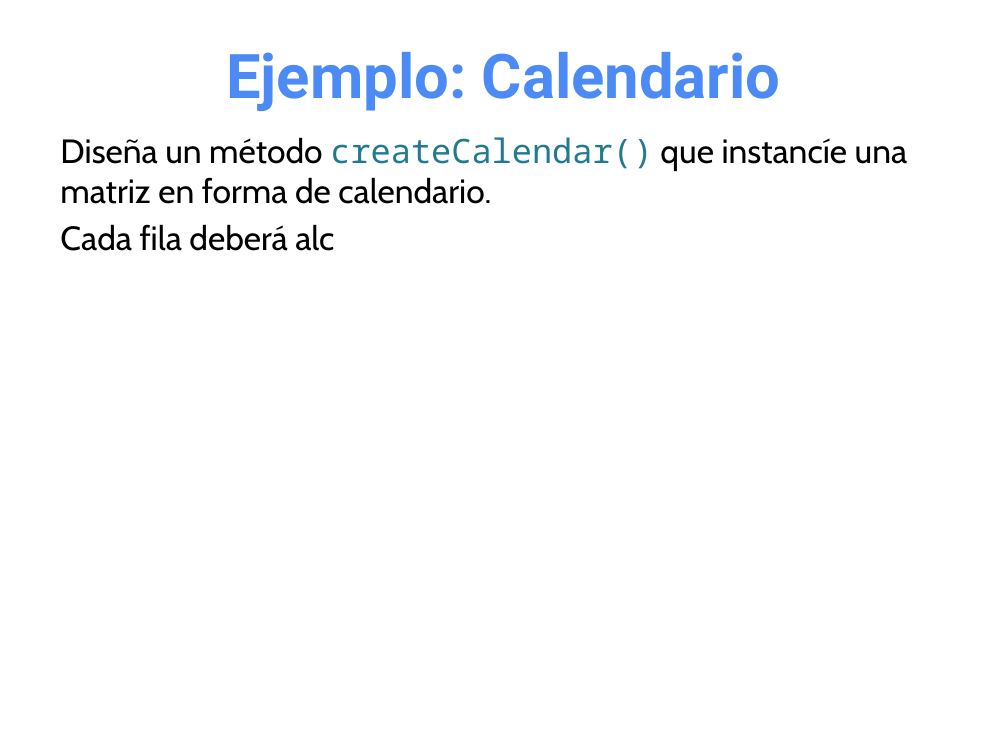
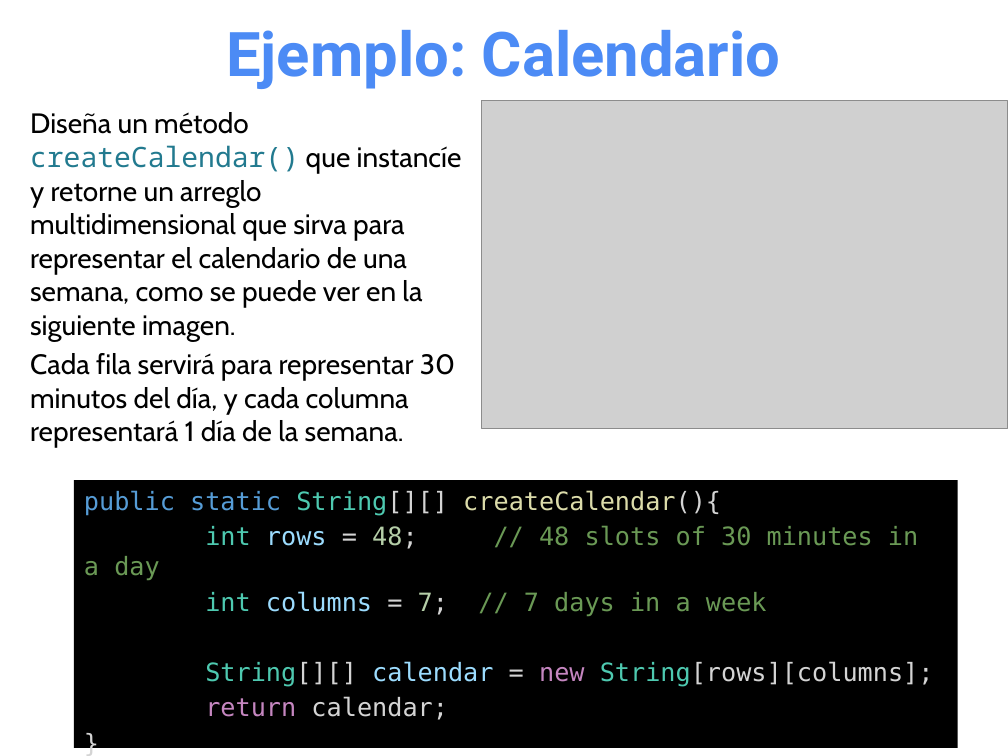
Before and after one commit to OMardil/INFO2, a slide deck: slide 13 of MOD01_Arreglos_multidimensionales/01 Presentacion/INFO2_MOD01-Arreglos_Multidimensionales.pptx. Drawn at 1008x756 pixels with LibreOffice and Linux fonts; fonts in the diff are those of the drawing; grey boxes stand for pictures. Boxes give left, top, right and bottom in pixels: in the first picture for what was removed or moved away, otherwise in the second. Text is boxed around its words. In the diff, an @@ line names an element or a change of style, - is before the commit and + after.

Commit message:
Actualizar arreglos multidimensionales

```diff
--- a/MOD01_Arreglos_multidimensionales/01 Presentacion/INFO2_MOD01-Arreglos_Multidimensionales.pptx
+++ b/MOD01_Arreglos_multidimensionales/01 Presentacion/INFO2_MOD01-Arreglos_Multidimensionales.pptx
@@ title "Ejemplo: Calendario": place and size @@
-title "Ejemplo: Calendario" at (226, 52, 781, 111)
+title "Ejemplo: Calendario" at (226, 30, 781, 89)
@@ text at (30, 112, 462, 448): text changed; size 24 to 20 pt @@
-Diseña un método createCalendar() que instancíe una matriz en forma de calendario.
-Cada fila deberá alc
+Diseña un método createCalendar() que instancíe y retorne un arreglo multidimensional que sirva para representar el calendario de una semana, como se puede ver en la siguiente imagen.
+Cada fila servirá para representar 30 minutos del día, y cada columna representará 1 día de la semana.
@@ picture added at (482, 101, 1008, 428) @@
@@ rectangle added at (74, 480, 958, 748), fill #000000, 18 pt, text #D4D4D4 @@
+public static String[][] createCalendar(){
+int rows = 48; // 48 slots of 30 minutes in a day
+int columns = 7; // 7 days in a week
+String[][] calendar = new String[rows][columns];
+return calendar;
+}
```
Also in this commit, not shown: 5 other slides changed, 2 slides added, 1 slide removed, 2 other files.
